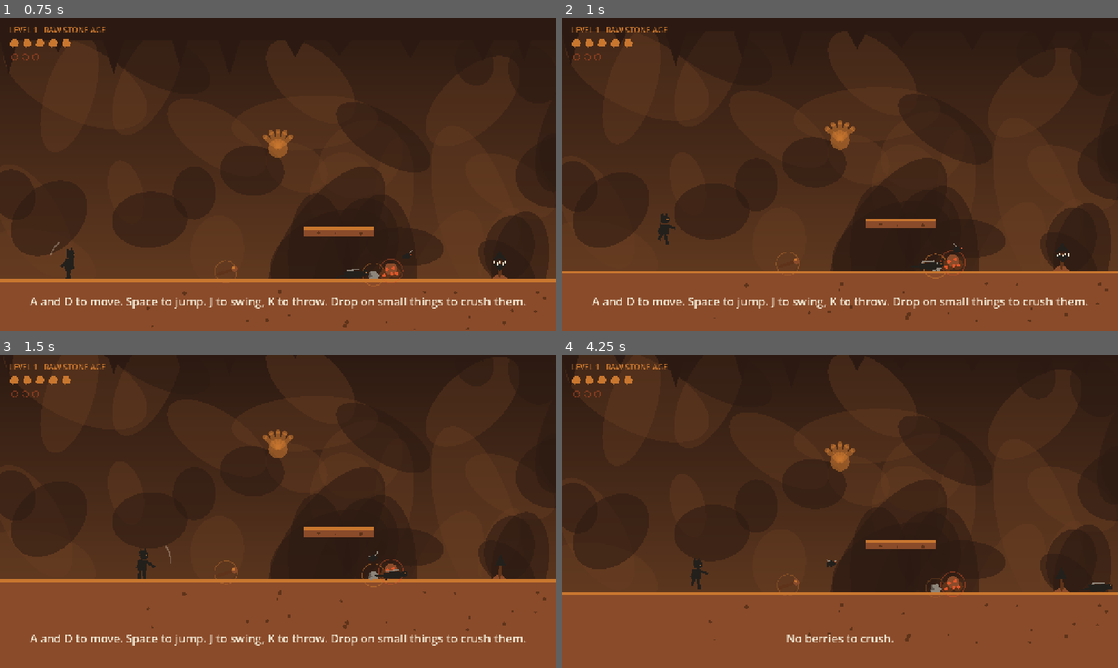
Above: before the commit, frames 1-4 (two rows, left to right).
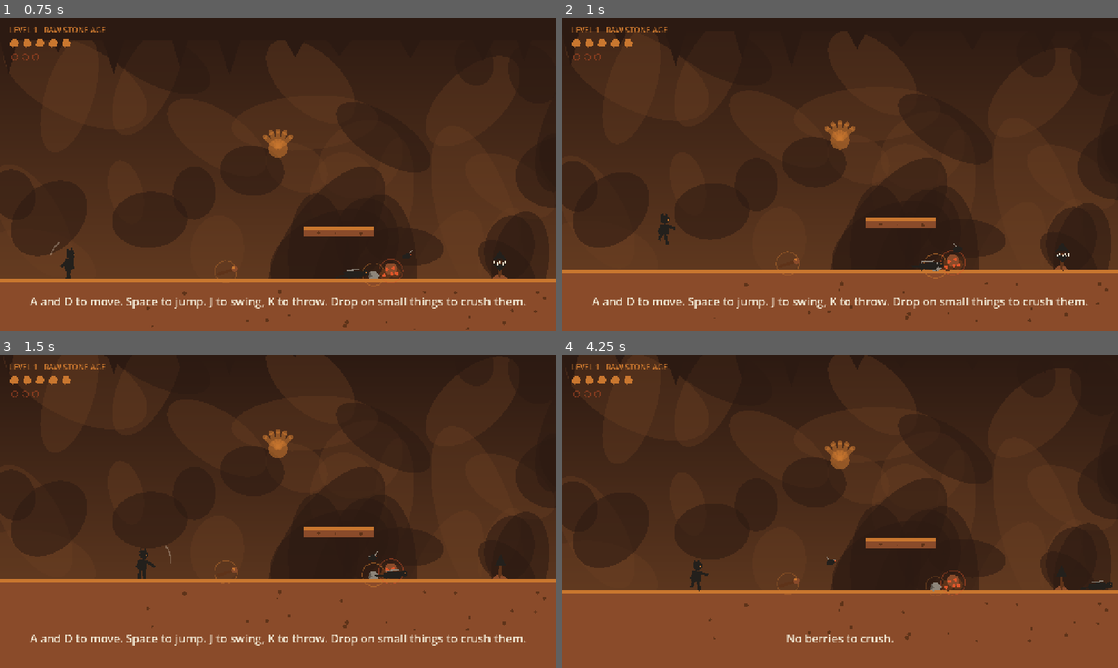
Above: after the commit, the same moments.

Repository: Jawad-Mufti/caveman-chronicles
Game: Godot game, scene res://scenes/level1.tscn
Two runs of this game, one before a commit and one after it. Both use one fixed random seed, a clock stepped at 60 frames per second and the inputs below.
Inputs (mouse positions are in pixels of both pictures, inside the frame that each line leads up to):
- Up to frame 1 (0.75 s): tap Enter at 0.5 s; move the mouse to (400, 158) at 0.52 s; hold D from 0.53 s (still down); tap R at 0.6 s; click (400, 158) at 0.67 s
- Up to frame 2 (1 s): keep holding D; tap Space at 0.77 s
- Up to frame 3 (1.5 s): release D at 1.25 s; drag from (166, 527) to (227, 586) at 1.27 s
- Up to frame 4 (4.25 s): move the mouse to (895, 442) at 2.02 s; hold A 2.03-2.75 s; hold K 2.03-2.75 s; drag from (812, 574) to (600, 561) at 2.77 s; move the mouse to (1006, 558) at 3.52 s; hold D from 3.53 s (still down); hold L from 3.53 s (still down); tap Space at 3.77 s

Frame 1 is identical in both runs. In frame 2, 0.6% of the frame differs, in the area x 0-100%, y 7-97%; in frame 3, 0.2%; in frame 4, 2.1%, in the area x 0-100%, y 2-93%.

Commit message:
Directional stomp bounce, slightly heavier gravity, stronger boar stomps

Diff:
--- a/scripts/critter.gd
+++ b/scripts/critter.gd
@@ -14,6 +14,7 @@
 var stompable := true
 var stomp_top := -14.0    ## y offset of this critter's top, relative to its origin
 var stomp_damage := 99    ## a clean landing kills almost anything small
+var stomp_push := 0.0     ## sideways shove handed to the player, so big things throw him clear
 var _prev_feet := -1000000.0   ## where his feet were last frame, so fast falls still register
 var _prev_vy := 0.0            ## and how fast he was going, so the landing frame still counts
 
@@ -99,7 +100,12 @@
 		if _is_stomp():
 			_on_stomped()
 			take_hit(stomp_damage, 0)
-			player.stomp_bounce()
+			# bounce him off to whichever side he landed on, so he cannot keep
+			# dropping onto the same back over and over
+			var away := signf(player.global_position.x - global_position.x)
+			if away == 0.0:
+				away = float(player.facing)
+			player.stomp_bounce(stomp_push * away)
 		elif damage > 0:
 			player.hurt(damage, global_position.x)
 
--- a/scripts/enemies.gd
+++ b/scripts/enemies.gd
@@ -284,7 +284,7 @@
 	## That makes the fight about earning the window, and stops a couple of
 	## thrown rocks from ending a boss that should take three knockdowns.
 	func take_hit(dmg: int, from_dir: int) -> void:
-		var scaled := dmg * 2 if (state == "down" or state == "pant") else 1
+		var scaled := dmg * 2 if (state == "down" or state == "pant") else maxi(1, dmg / 2)
 		super.take_hit(scaled, from_dir)
 		# Half health flips the fight: he stops running at you and starts
 		# hammering the ground, so the threat moves from sideways to overhead.
@@ -318,7 +318,8 @@
 		# is a genuine option rather than a mistake.
 		stompable = true
 		stomp_top = -56.0     ## the line of his back
-		stomp_damage = 2      ## becomes 1 upright, 4 while he is down
+		stomp_damage = 4      ## becomes 2 upright, 8 while he is down
+		stomp_push = 340.0    ## thrown clear of his flank, never straight back up
 		add_rect_shape(Vector2(104, 56), Vector2(0, -28))
 
 	## Two ground waves, one each way, plus rock shaken off the ceiling.
--- a/scripts/player.gd
+++ b/scripts/player.gd
@@ -19,8 +19,8 @@
 const THROW_SPEED := 640.0
 const JUMP := -640.0
 ## Asymmetric gravity: rise gently, fall fast. Removes the floaty feel.
-const GRAVITY_UP := 1500.0
-const GRAVITY_DOWN := 2100.0
+const GRAVITY_UP := 1540.0
+const GRAVITY_DOWN := 2280.0
 const JUMP_CUT := 0.45        ## velocity kept when the jump key is released early
 const COYOTE_TIME := 0.10     ## can still jump this long after walking off a ledge
 const JUMP_BUFFER := 0.12     ## a jump press is remembered this long before landing
@@ -207,8 +207,13 @@
 
 
 ## Called by a critter when he lands on top of it.
-func stomp_bounce() -> void:
+func stomp_bounce(push_x: float = 0.0) -> void:
 	velocity.y = STOMP_BOUNCE
+	if push_x != 0.0:
+		velocity.x = push_x
+		# brief loss of steering so the shove actually carries him off the back,
+		# instead of being cancelled by his own input on the very next frame
+		knock = 0.24
 	_coyote = 0.0
 	_buffer = 0.0
 	_jumps_left = maxi(_jumps_left, 1)   # a crush refunds an air jump, so stomps chain
